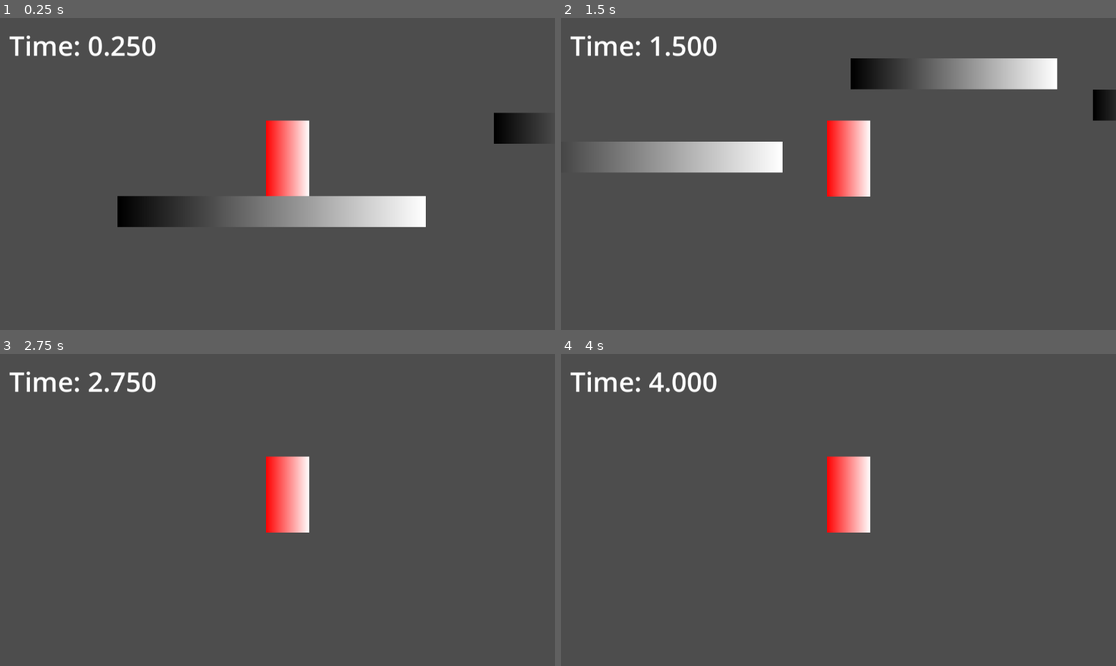
Above: before the commit, frames 1-4 (two rows, left to right).
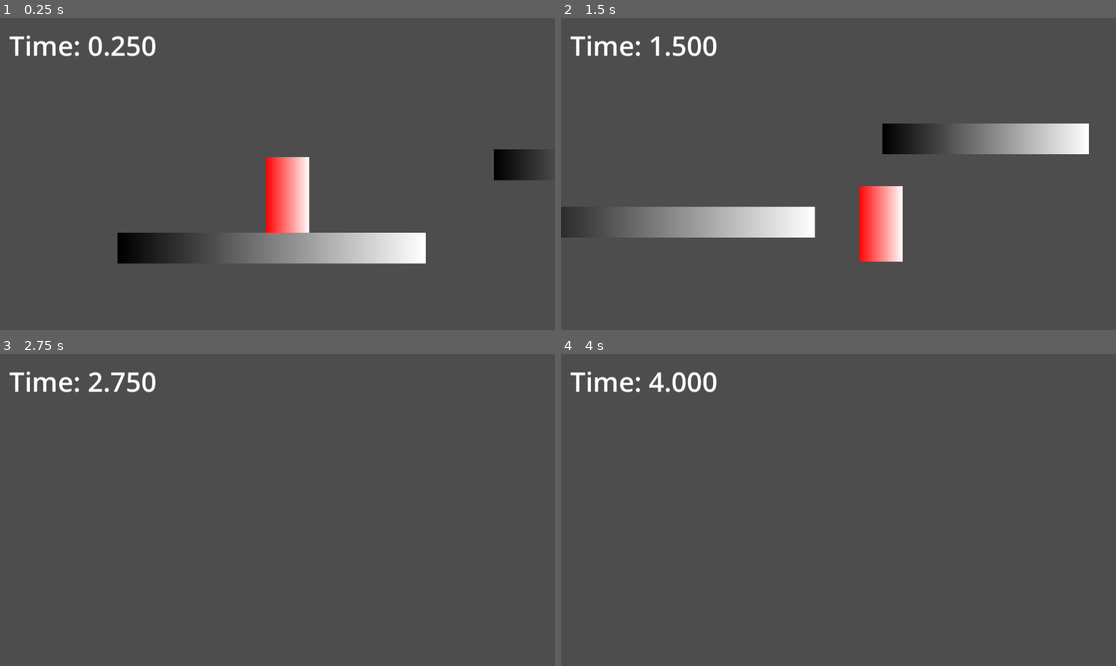
Above: after the commit, the same moments.

Repository: Izzy-Irvine/speed-jam-8-2024
Game: Godot game, scene res://scenes/level/Level.tscn
The game is run twice, just before and just after one commit, with the same random seed, the same clock (stepped at 60 frames per second) and the same inputs.
Inputs:
- Up to frame 1 (0.25 s): no input
- Up to frame 2 (1.5 s): tap Enter (ui_accept) at 0.5, 0.77 s; hold Right (ui_right) from 0.53 s (still down)
- Up to frame 3 (2.75 s): tap Enter (ui_accept) at 1.52 s; release Right (ui_right) at 2.03 s; hold Left (ui_left) from 2.03 s (still down)
- Up to frame 4 (4 s): release Left (ui_left) at 2.78 s; hold Right (ui_right) from 2.78 s (still down); tap Enter (ui_accept) at 3.02, 3.77 s

The runs differ from the first frame. In frame 1, 12% of the frame differs, in the area x 21-97%, y 30-79%; in frame 2, 17%, in the area x 0-100%, y 12-79%; in frame 3, 1.9%; in frame 4, 1.9%.

Commit message:
smoothed camera

Diff:
--- a/speed-jam-8/scenes/level/Level.tscn
+++ b/speed-jam-8/scenes/level/Level.tscn
@@ -1,21 +1,28 @@
-[gd_scene load_steps=5 format=3 uid="uid://chxk0fydgtc8o"]
+[gd_scene load_steps=6 format=3 uid="uid://chxk0fydgtc8o"]
 
 [ext_resource type="Script" path="res://scenes/level/level.gd" id="1_1hwvt"]
 [ext_resource type="PackedScene" uid="uid://cxnp5bowin02c" path="res://scenes/player/player.tscn" id="1_h0srt"]
 [ext_resource type="PackedScene" uid="uid://c78k6ot6bm2li" path="res://scenes/platform/platform.tscn" id="2_bnhfd"]
 [ext_resource type="Script" path="res://scenes/level/timer.gd" id="5_xumvl"]
 
+[sub_resource type="GDScript" id="GDScript_xaols"]
+script/source = "extends Camera2D
+
+var speed = Vector2()
+var momentum = Vector2()
+
+# Called when the node enters the scene tree for the first time.
+func _ready() -> void:
+	pass # Replace with function body.
+
+
+# Called every frame. 'delta' is the elapsed time since the previous frame.
+func _process(delta: float) -> void:
+	pass
+"
+
 [node name="Level" type="Node2D"]
 script = ExtResource("1_1hwvt")
-
-[node name="Player" parent="." instance=ExtResource("1_h0srt")]
-position = Vector2(21, -32)
-
-[node name="Camera2D" type="Camera2D" parent="Player"]
-position = Vector2(-21, 32)
-
-[node name="Platform1" parent="." instance=ExtResource("2_bnhfd")]
-position = Vector2(-12, 156)
 
 [node name="CanvasLayer" type="CanvasLayer" parent="."]
 offset = Vector2(74.03, 15.475)
@@ -30,10 +37,28 @@
 text = "TIMER TEXT"
 script = ExtResource("5_xumvl")
 
-[node name="Platform2" parent="." instance=ExtResource("2_bnhfd")]
+[node name="Player" parent="." instance=ExtResource("1_h0srt")]
+position = Vector2(21, -32)
+
+[node name="Camera2D" type="Camera2D" parent="Player"]
+position = Vector2(-21, 32)
+position_smoothing_enabled = true
+drag_horizontal_enabled = true
+drag_vertical_enabled = true
+drag_left_margin = 0.75
+drag_top_margin = 0.5
+drag_right_margin = 0.0
+script = SubResource("GDScript_xaols")
+
+[node name="Platforms" type="Node" parent="."]
+
+[node name="Platform1" parent="Platforms" instance=ExtResource("2_bnhfd")]
+position = Vector2(-12, 156)
+
+[node name="Platform2" parent="Platforms" instance=ExtResource("2_bnhfd")]
 position = Vector2(663, -17)
 scale = Vector2(0.67, 1)
 
-[node name="Platform3" parent="." instance=ExtResource("2_bnhfd")]
+[node name="Platform3" parent="Platforms" instance=ExtResource("2_bnhfd")]
 position = Vector2(1095, 48)
 scale = Vector2(0.4489, 1)
